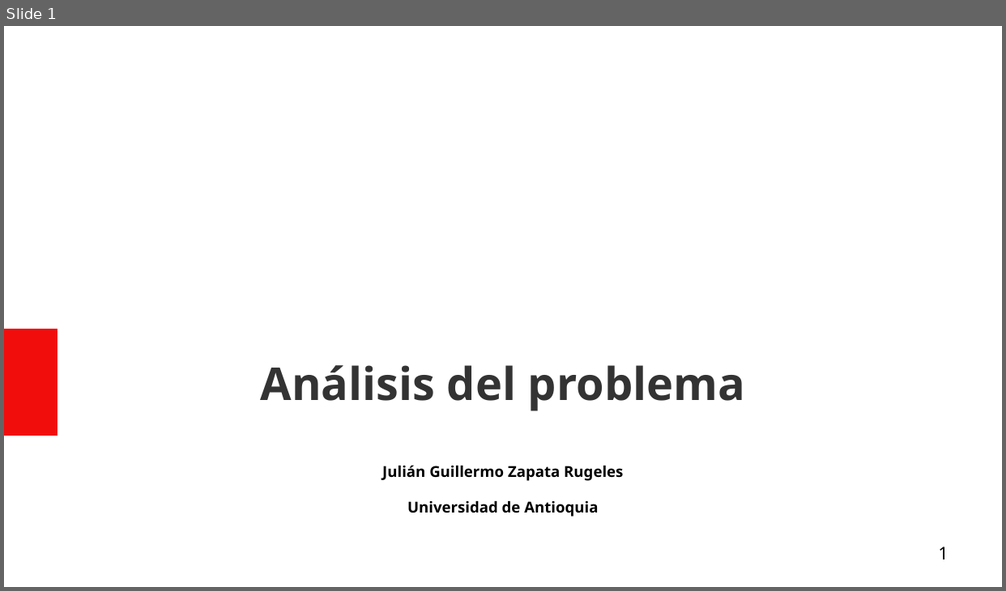
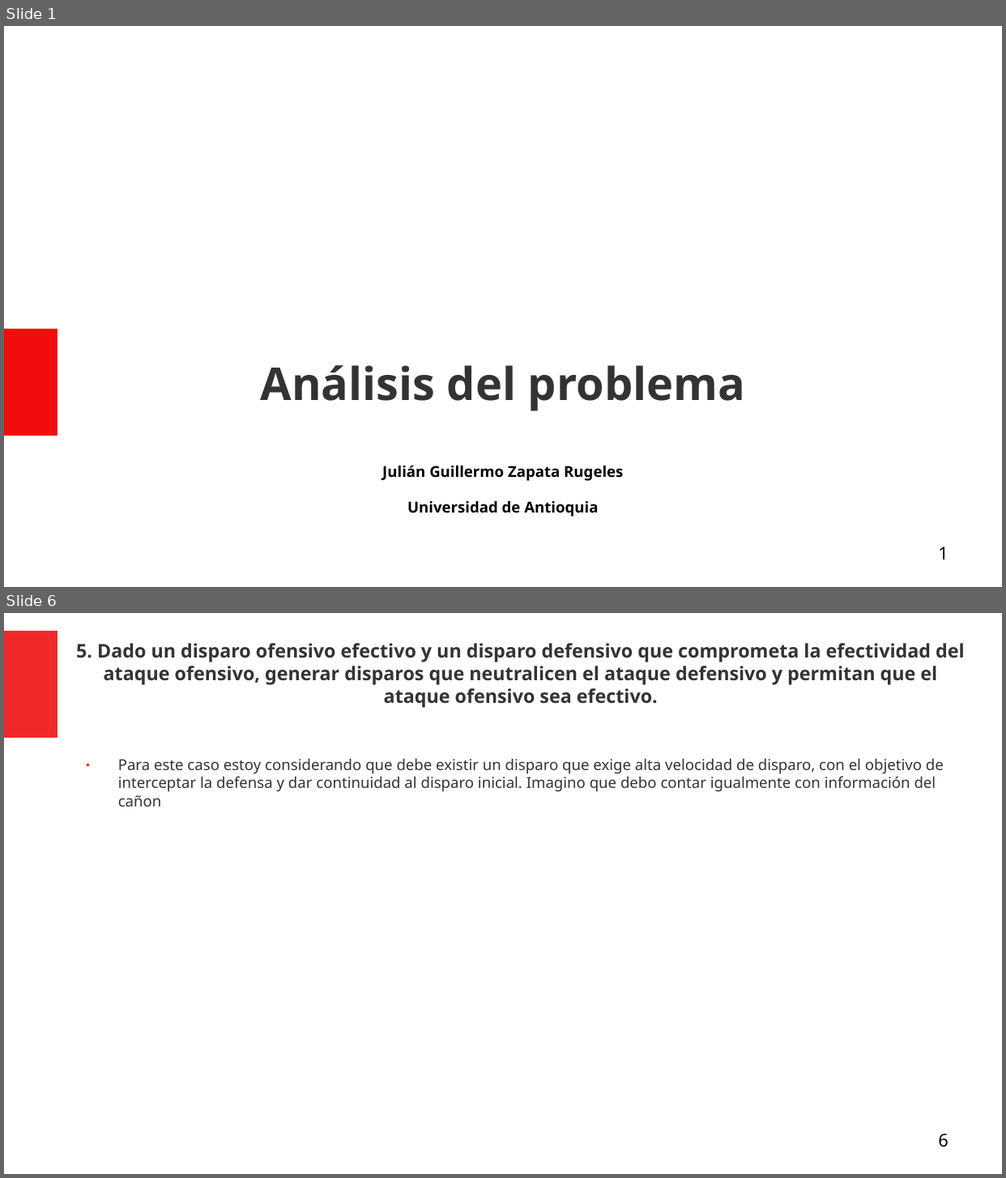
Before and after one commit to Julian-guillermo-zapata-rugeles/parcial-3, a slide deck: Analisis_Problema_Editable.odp. Shown one above the other, each under a label of ours: slide 1 before the commit, slides 1 and 6 after it; the slides between them are not shown. The pictures are 1006x591 and 1006x1178 pixels, drawn with LibreOffice and Linux fonts; fonts in the diff are those of the drawing. Boxes give left, top, right and bottom in pixels: in the first picture for what was removed or moved away, otherwise in the second. Text is boxed around its words. In the diff, an @@ line names an element or a change of style, - is before the commit and + after.

```diff
--- a/Analisis_Problema_Editable.odp
+++ b/Analisis_Problema_Editable.odp
@@ slide 6 added at <box>4,613,1002,1174</box>, background #FFFFFF @@
@@ rectangle added at <box>4,631,57,738</box>, fill #EF2929 @@
@@ title added at <box>76,643,965,708</box>, 15 pt, text #333333, bold @@
+5. Dado un disparo ofensivo efectivo y un disparo defensivo que comprometa la efectividad del
+ataque ofensivo, generar disparos que neutralicen el ataque defensivo y permitan que el ataque ofensivo sea efectivo.
@@ text added at <box>118,759,944,807</box>, 12 pt, text #333333 @@
+● Para este caso estoy considerando que debe existir un disparo que exige alta velocidad de disparo, con el objetivo de interceptar la defensa y dar continuidad al disparo inicial. Imagino que debo contar igualmente con información del cañon
@@ page number added at <box>938,1134,948,1148</box>, 14 pt, text #000000 @@
+6
```
Also in this commit, not shown: 3 slides changed, 1 other slide added.
